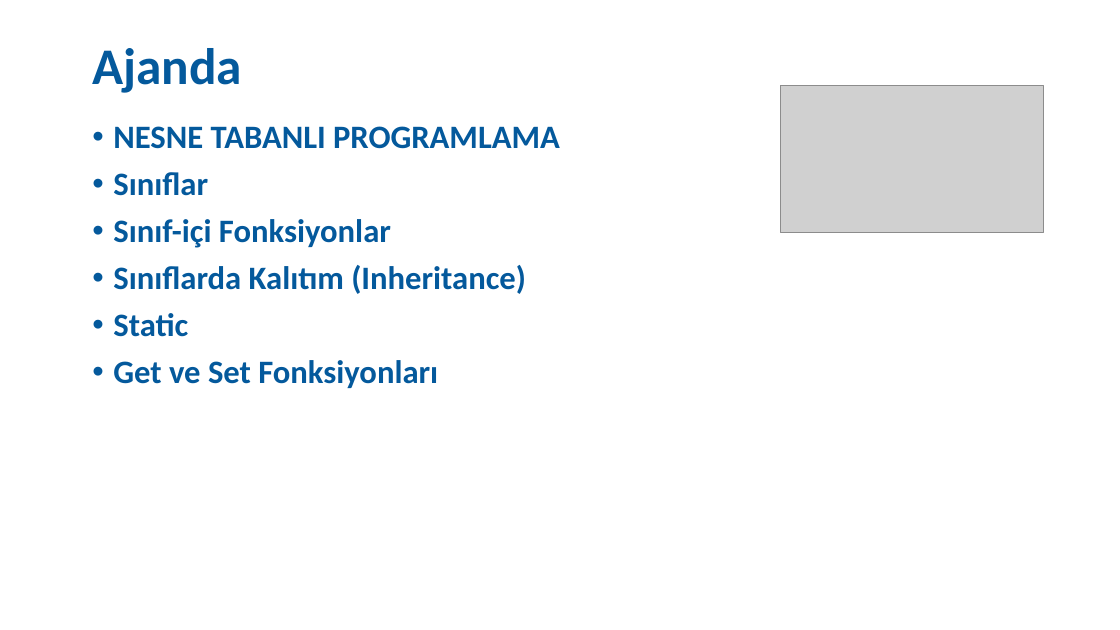
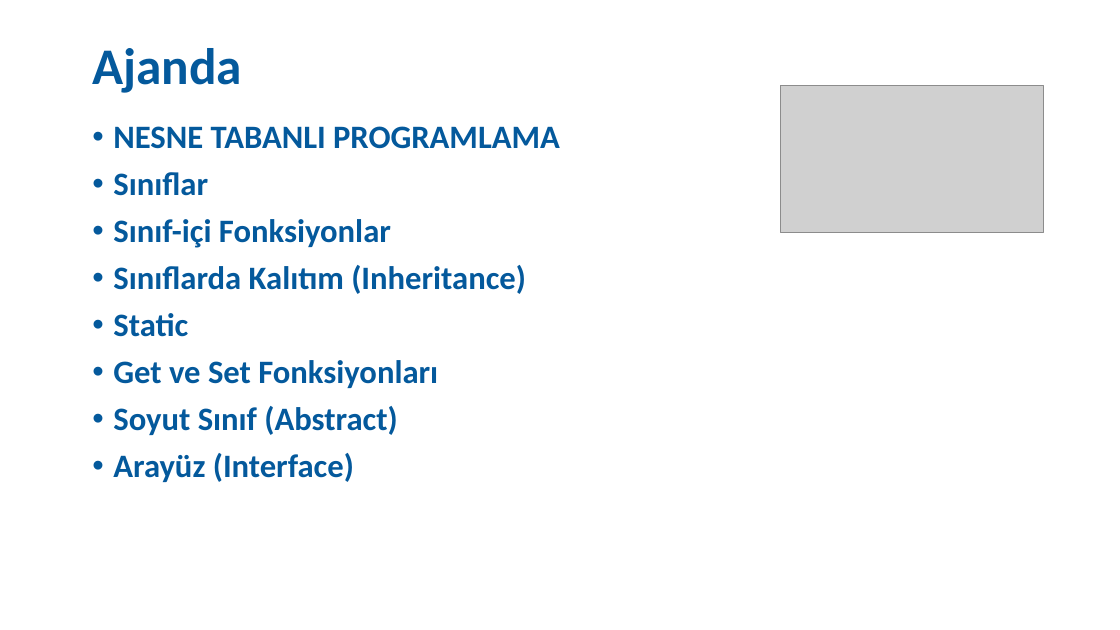
Before and after one commit to SevdanurGENC/Mobile-Programming-Lecture-Notes, a slide deck: slide 2 of Slides/DartProgramlamaDili_03.pptx. Drawn at 1120x630 pixels with LibreOffice and Linux fonts; fonts in the diff are those of the drawing; grey boxes stand for pictures. Boxes give left, top, right and bottom in pixels: in the first picture for what was removed or moved away, otherwise in the second. Text is boxed around its words. In the diff, an @@ line names an element or a change of style, - is before the commit and + after.

```diff
--- a/Slides/DartProgramlamaDili_03.pptx
+++ b/Slides/DartProgramlamaDili_03.pptx
@@ text at (113,406,397,482): paragraphs added @@
+• Soyut Sınıf (Abstract)
+• Arayüz (Interface)
```
Also in this commit, not shown: 4 slides added, 1 slide removed, 1 other file.
